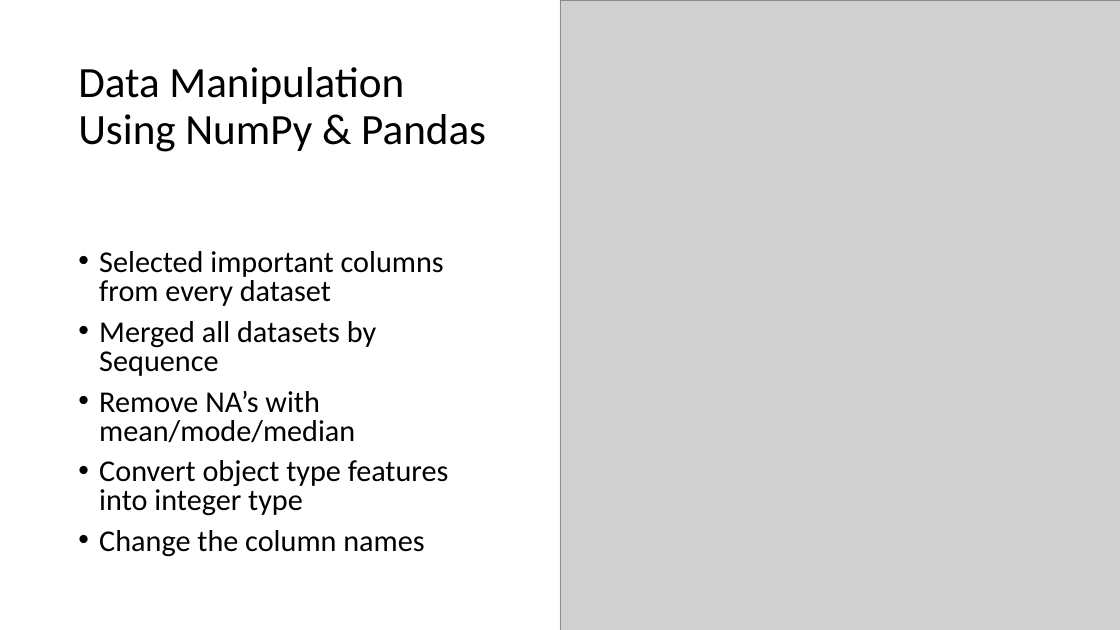
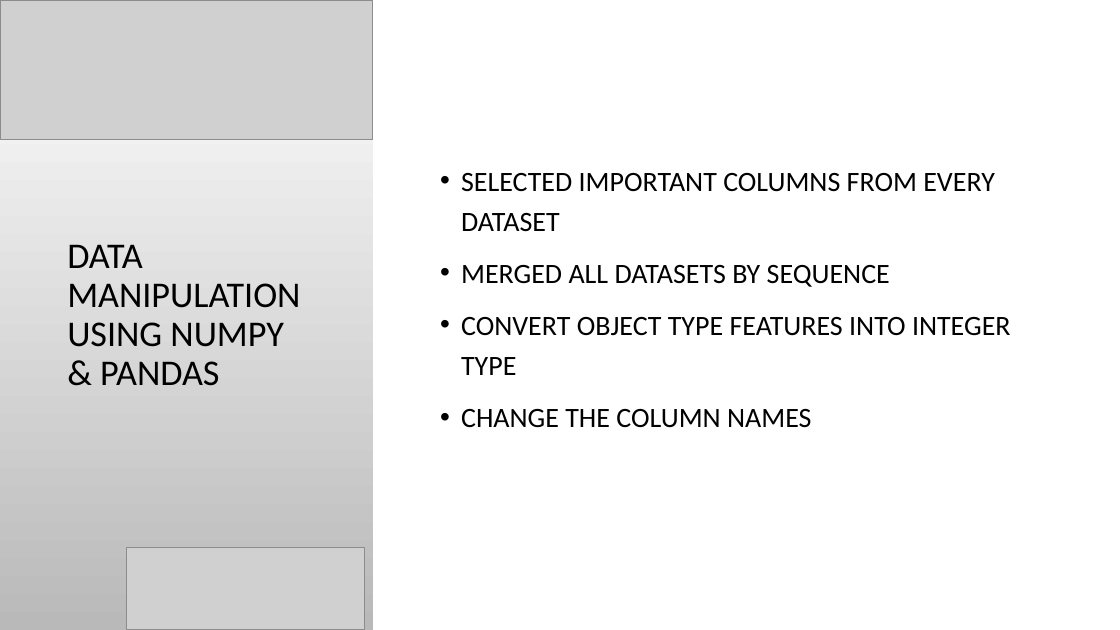
Before and after one commit to johnnie19/NHANES-HBV-Prediction-Analysis, a slide deck: slide 6 of Predictive Model for Chronic Hepatitis B Infection DataDivers.pptx (slide 5 before the commit). Drawn at 1120x630 pixels with LibreOffice and Linux fonts; fonts in the diff are those of the drawing; grey boxes stand for pictures; background and template pictures are left out. Boxes give left, top, right and bottom in pixels: in the first picture for what was removed or moved away, otherwise in the second. Text is boxed around its words. In the diff, an @@ line names an element or a change of style, - is before the commit and + after.

```diff
--- a/Predictive Model for Chronic Hepatitis B Infection DataDivers.pptx
+++ b/Predictive Model for Chronic Hepatitis B Infection DataDivers.pptx
@@ background #FFFFFF to picture (left out) @@
@@ rectangle added at (0, 0, 373, 630), fill gradient #FFFFFF to #B9B9B9 @@
@@ picture added at (0, 0, 373, 139) @@
@@ rectangle: place and size @@
-rectangle at (0, 0, 783, 210)
+rectangle at (373, 0, 1120, 630)
@@ rectangle at (373, 0, 1120, 630): shadow off @@
@@ picture removed at (560, 0, 1120, 630) @@
@@ text at (461, 173, 1011, 428): text changed; size 25.9 to 24 pt @@
-• Selected important columns from every dataset
-• Merged all datasets by Sequence
-• Remove NA’s with mean/mode/median
-• Convert object type features into integer type
-• Change the column names
+• SELECTED IMPORTANT COLUMNS FROM EVERY DATASET
+• MERGED ALL DATASETS BY SEQUENCE
+• CONVERT OBJECT TYPE FEATURES INTO INTEGER TYPE
+• CHANGE THE COLUMN NAMES
@@ title at (67, 244, 300, 386): text changed; size 37 to 31 pt @@
-Data Manipulation Using NumPy & Pandas
+DATA MANIPULATION USING NUMPY & PANDAS
@@ picture added at (127, 548, 365, 630) @@
```
Also in this commit, not shown: 5 other slides changed, 12 slides added, 8 slides removed.
